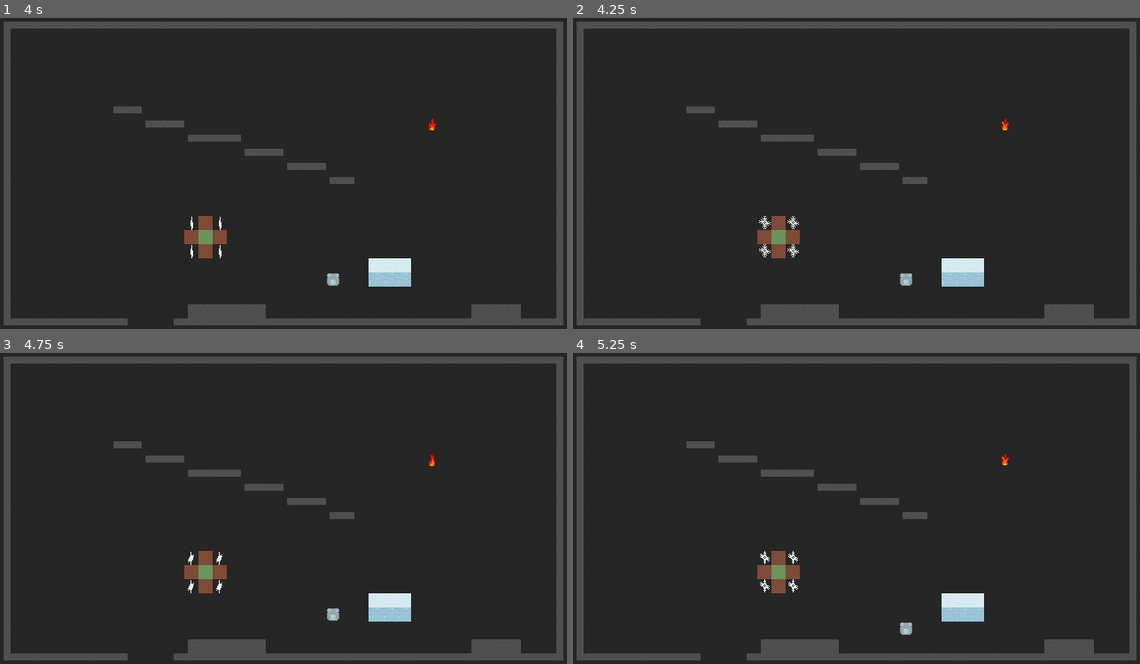
Above: before the commit, frames 1-4 (two rows, left to right).
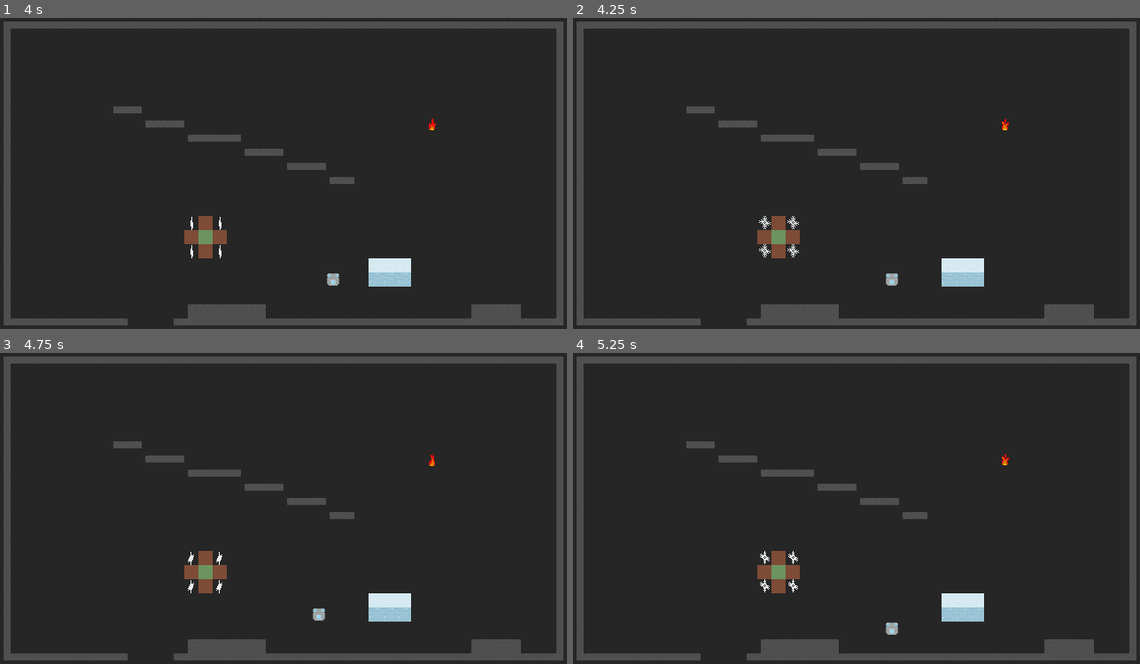
Above: after the commit, the same moments.

Repository: PhotonChaos/TemperatureBalance
Game: Godot game, scene res://scenes/main.tscn
Two runs of this game, one before a commit and one after it. Both use one fixed random seed, a clock stepped at 60 frames per second and the inputs below.
Inputs:
- Up to frame 1 (4 s): hold Right (move_right) 0.53-1.28 s; hold Down (move_down) 1.28-2.03 s; hold Right (move_right) 2.03-2.78 s; hold Up (move_up) 2.78-3.53 s; hold Left (move_left) from 3.53 s (still down)
- Up to frame 2 (4.25 s): keep holding Left (move_left); tap R (retry, bound only after the commit) at 4.15 s
- Up to frame 3 (4.75 s): keep holding Left (move_left)
- Up to frame 4 (5.25 s): tap Enter at 5 s; release Left (move_left) at 5.03 s; hold Down (move_down) from 5.03 s (still down)

Frame 1 is identical in both runs. In frame 2, 0.2% of the frame differs, in the area x 55-60%, y 82-87%; in frame 3, 0.2%; in frame 4, 0.2%.

Commit message:
Added death and retry key R

Diff:
--- a/project.godot
+++ b/project.godot
@@ -53,6 +53,11 @@
 , Object(InputEventKey,"resource_local_to_scene":false,"resource_name":"","device":-1,"window_id":0,"alt_pressed":false …(183 unchanged characters)…
 ]
 }
+retry={
+"deadzone": 0.5,
+"events": [Object(InputEventKey,"resource_local_to_scene":false,"resource_name":"","device":-1,"window_id":0,"alt_pressed":false,"shift_pressed":false,"ctrl_pressed":false,"meta_pressed":false,"pressed":false,"keycode":0,"physical_keycode":82,"key_label":0,"unicode":114,"location":0,"echo":false,"script":null)
+]
+}
 
 [rendering]
 
--- a/scripts/game.gd
+++ b/scripts/game.gd
@@ -19,32 +19,35 @@
 # [ ] Temperature update signal handler (Maybe this goes in UI
 # [ ] Final victory screen
 
+func load_level(level_id: int):
+	current_level = levels[level_id].instantiate()
+	add_child(current_level)
+
+	current_level.win.connect(level_complete)
+	current_level.loss.connect(restart_level)
+
+func unload_level():
+	remove_child(current_level)
+	current_level.queue_free()
+
 func restart_level():
 	if not is_instance_valid(current_level):
 		print("Tried to restart null level. ID: ", current_level_id)
 		return
 
-	# Delete Level
-	remove_child(current_level)
-	current_level.queue_free()
-
-	# Re-create level
+	unload_level()
 	load_level(current_level_id)
 
 	print("Level ", current_level_id, " restarted.")
 
-func load_level(level_id: int):
-	current_level = levels[level_id].instantiate()
-	add_child(current_level)
+func level_complete():
+	current_level_id += 1
+	unload_level()
+	load_level(current_level_id)
 
-	current_level.win.connect(level_complete())
-	current_level.loss.connect(restart_level())
 
-func level_complete():
-	pass
 
 func _ready() -> void:
-	# for now, just load level 1.
 	# TODO: Load main menu
 
 	current_level_id = level_test_index
@@ -53,8 +56,7 @@
 		print("ERROR: No levels specified!")
 		return
 
-	current_level = levels[current_level_id].instantiate()
-	add_child(current_level)
+	load_level(current_level_id)
 
 	$SoundtrackHandler.attachPlayer(current_level.player_ref)
 	$SoundtrackHandler.set("properties/switch_to_clip", "Main Theme Neutral")
--- a/scripts/level.gd
+++ b/scripts/level.gd
@@ -73,6 +73,7 @@
 	# Step 2: Link up signals
 	player_ref.request_move.connect(handle_move_request)
 	player_ref.moved.connect(handle_tile_effects)
+	player_ref.retry.connect(func(): loss.emit())
 	print("Loaded", level_name)
 
 
--- a/scripts/player.gd
+++ b/scripts/player.gd
@@ -6,6 +6,7 @@
 # dst_x and dst_y are in cells
 signal request_move(dst_x, dst_y)
 signal moved
+signal retry
 
 @export var start_temp: int
 @export var move_dist: int = 16
@@ -47,6 +48,8 @@
 		request_move.emit(-1, 0)
 	elif event.is_action_pressed("move_right"):
 		request_move.emit(1, 0)
+	elif event.is_action_pressed("retry"):
+		retry.emit()
 	else:
 		return
 
